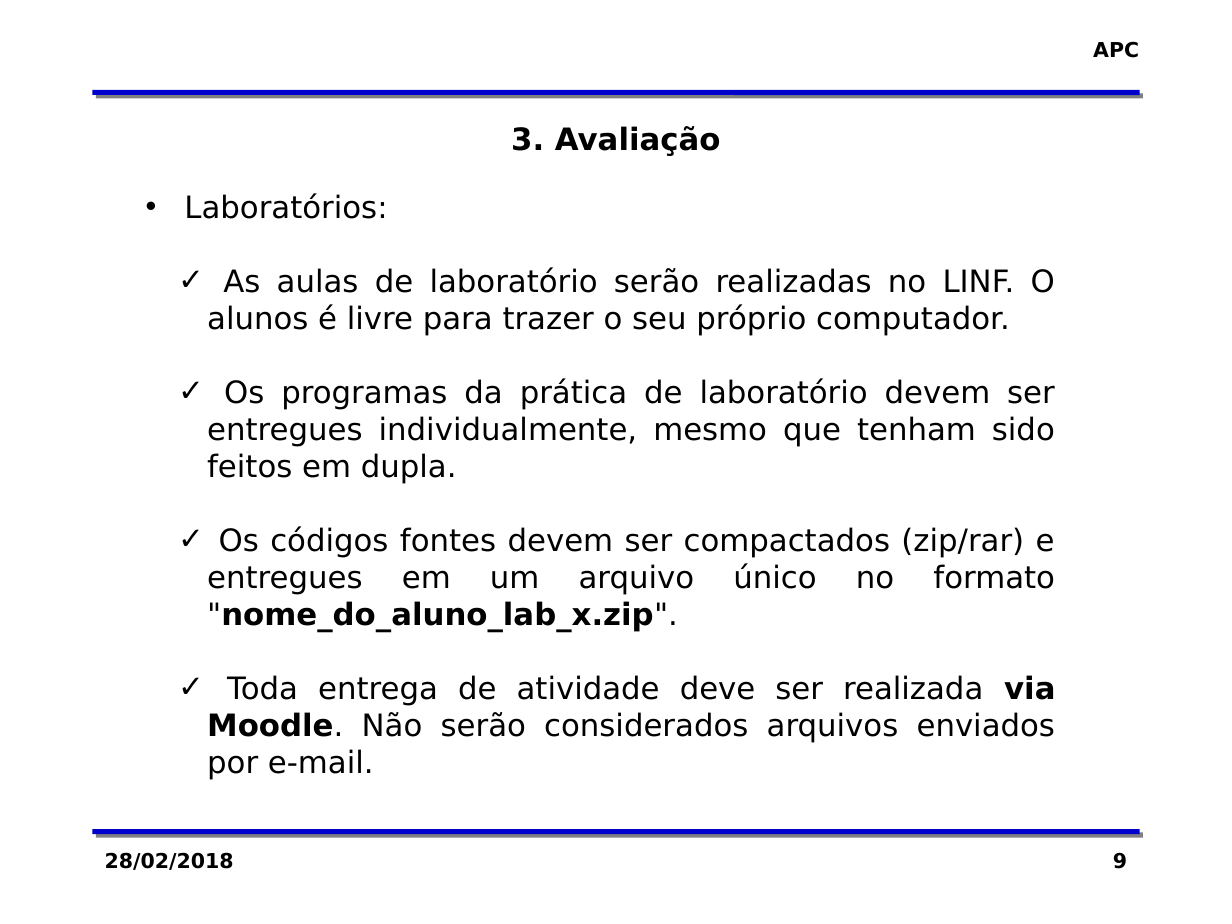
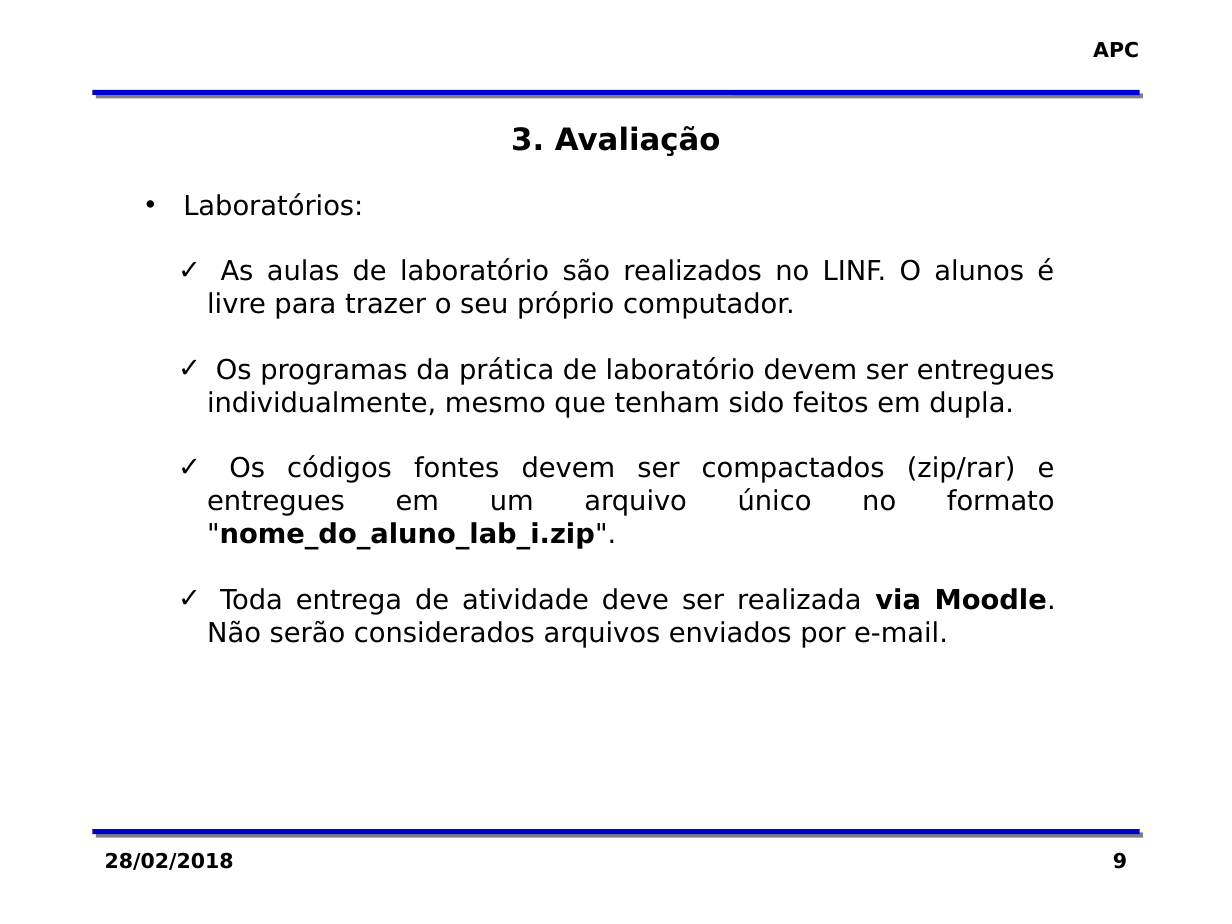
Before and after one commit to zaghetto/Algoritmos, a slide deck: slide 9 of MÓDULOS DE AULA/Módulo 00 - Apresentação da Disciplina_GERAL.pptx. Drawn at 1232x924 pixels with LibreOffice and Linux fonts; fonts in the diff are those of the drawing; background and template pictures are left out. Boxes give left, top, right and bottom in pixels: in the first picture for what was removed or moved away, otherwise in the second. Text is boxed around its words. In the diff, an @@ line names an element or a change of style, - is before the commit and + after.

```diff
--- a/MÓDULOS DE AULA/Módulo 00 - Apresentação da Disciplina_GERAL.pptx
+++ b/MÓDULOS DE AULA/Módulo 00 - Apresentação da Disciplina_GERAL.pptx
@@ text at [183, 193, 1056, 648]: size 18 to 16 pt in "Laboratórios:", "Os programas da prática de laboratório devem ...", "Toda entrega de atividade deve ser realizada ..." @@
@@ text at [207, 258, 1054, 319]: text changed; size 18 to 16 pt @@
-  ✓ As aulas de laboratório serão realizadas no LINF. O alunos é livre para trazer o seu próprio computador.
+  ✓ As aulas de laboratório são realizados no LINF. O alunos é livre para trazer o seu próprio computador.
@@ text at [207, 455, 1055, 549]: text changed; size 18 to 16 pt @@
-  ✓ Os códigos fontes devem ser compactados (zip/rar) e entregues em um arquivo único no formato "nome_do_aluno_lab_x.zip".
+  ✓ Os códigos fontes devem ser compactados (zip/rar) e entregues em um arquivo único no formato "nome_do_aluno_lab_i.zip".
```
Also in this commit, not shown: 6 other slides changed, 2 slides removed.
